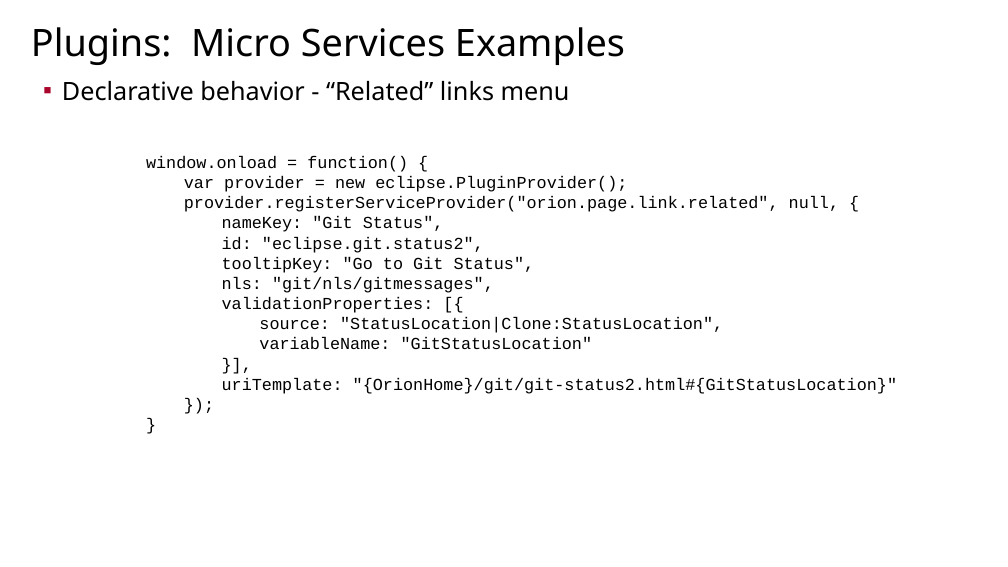
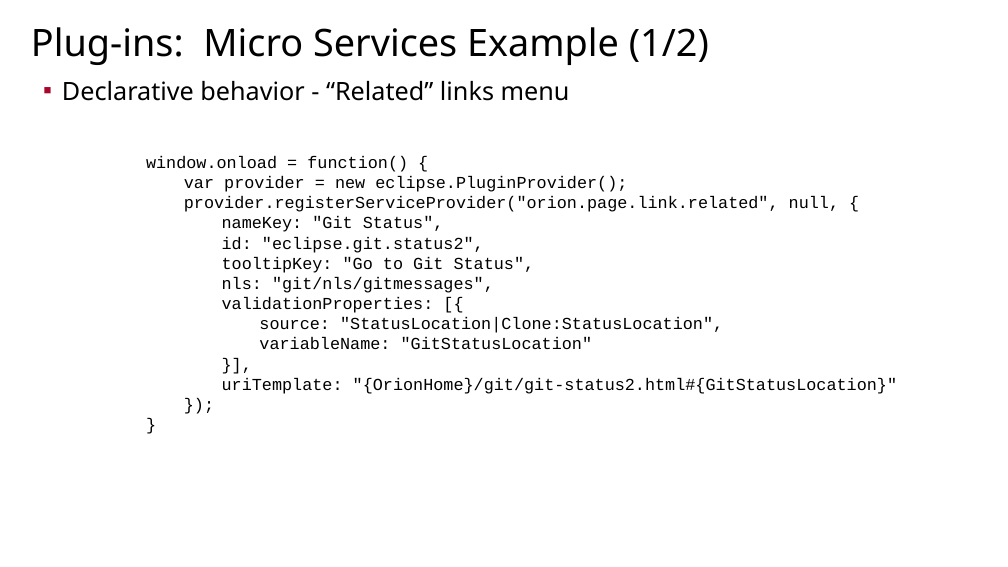
Before and after one commit to sfmccourt/oscon, a slide deck: slide 14 of osconorion.odp (slide 10 before the commit). Drawn at 1008x567 pixels with LibreOffice and Linux fonts; fonts in the diff are those of the drawing; background and template pictures are left out. Boxes give left, top, right and bottom in pixels: in the first picture for what was removed or moved away, otherwise in the second. Text is boxed around its words. In the diff, an @@ line names an element or a change of style, - is before the commit and + after.

```diff
--- a/osconorion.odp
+++ b/osconorion.odp
@@ title at [31,27,709,65]: text changed @@
-Plugins: Micro Services Examples
+Plug-ins: Micro Services Example (1/2)
```
Also in this commit, not shown: 8 other slides changed, 6 slides added, 1 slide removed.
